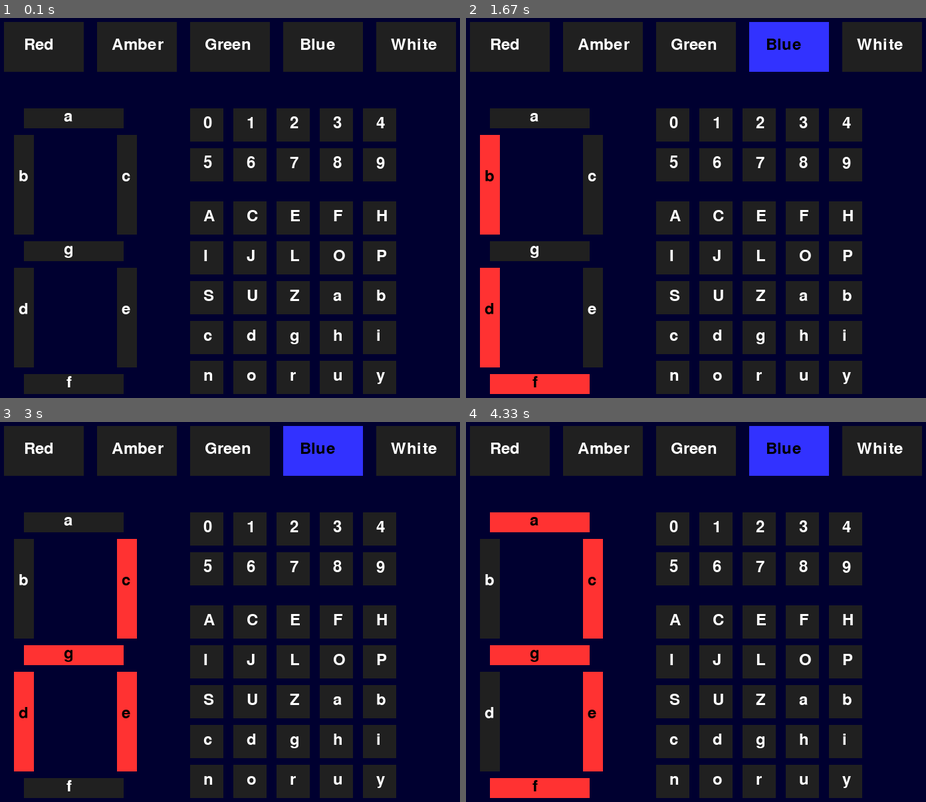
Above: before the commit, frames 1-4 (two rows, left to right).
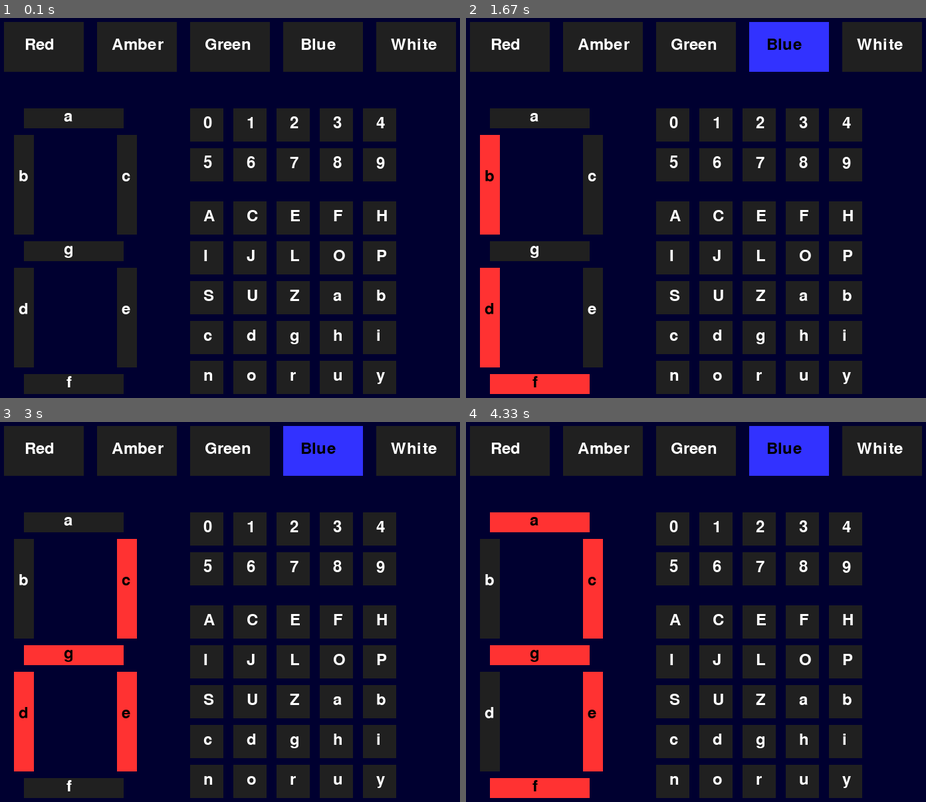
Above: after the commit, the same moments.

Repository: JulianNicholls/Raspberry-Pi-Misc
Game: pygame game, started from python/pygame/led_ui/main.py
Same seed, same stepped clock (60 frames per second), same inputs: the game is played once before the commit and once after it.
Inputs (mouse positions are in pixels of both pictures, inside the frame that each line leads up to):
- Up to frame 1 (0.1 s): no input
- Up to frame 2 (1.67 s): click (705, 215) at 0.38 s; click (585, 219) at 0.72 s; click (778, 71) at 1.05 s; click (765, 249) at 1.38 s
- Up to frame 3 (3 s): click "7" at 1.72 s; click (216, 726) at 2.05 s; click "H" at 2.38 s; click "b" at 2.72 s
- Up to frame 4 (4.33 s): click (838, 581) at 3.05 s; click (861, 608) at 3.38 s; click (820, 517) at 4.22 s

The runs differ from the first frame. In frame 1, 0.1% of the frame differs, in the area x 5-73%, y 5-9%; in frame 2, 0.1%; in frame 3, 0.1%; in frame 4, 0.1%.

Commit message:
Centre text on buttons.

Diff:
--- a/python/pygame/led_ui/button.py
+++ b/python/pygame/led_ui/button.py
@@ -72,7 +72,7 @@
 
     def action(self):
         """ Light the segments specified in the bitmap, based on the set of pins
-            passed """
+            set as a class variable. """
         for i in range(7):
             if self.segment_map & (64 >> i):
                 CharButton.pins[i].set_active()
--- a/python/pygame/led_ui/main.py
+++ b/python/pygame/led_ui/main.py
@@ -123,10 +123,10 @@
 ]
 
 buttons     = [
-    PinButton( 20,  20, 'Red',   button_font, red,   off, 120, 75, 30, 22, Pin(red_pin)),
+    PinButton( 20,  20, 'Red',   button_font, red,   off, 120, 75, 31, 22, Pin(red_pin)),
     PinButton(160,  20, 'Amber', button_font, amber, off, 120, 75, 22, 22, Pin(amber_pin)),
     PinButton(300,  20, 'Green', button_font, green, off, 120, 75, 22, 22, Pin(green_pin)),
-    PinButton(440,  20, 'Blue',  button_font, lblue, off, 120, 75, 25, 22, Pin(blue_pin)),
+    PinButton(440,  20, 'Blue',  button_font, lblue, off, 120, 75, 26, 22, Pin(blue_pin)),
     PinButton(580,  20, 'White', button_font, white, off, 120, 75, 22, 22, Pin(white_pin)),
 
     PinButton( 50, 150, 'a', button_font, red, off, 150,  30, 60,  0, pins7[0]),
